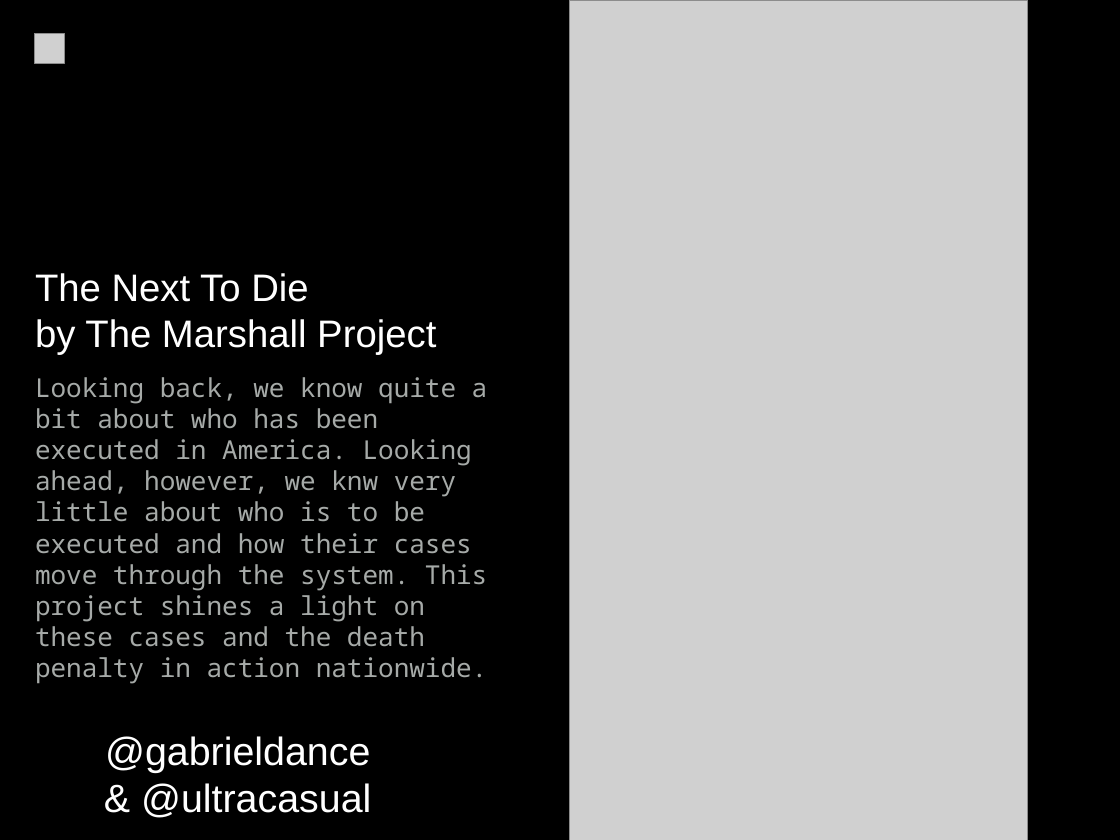
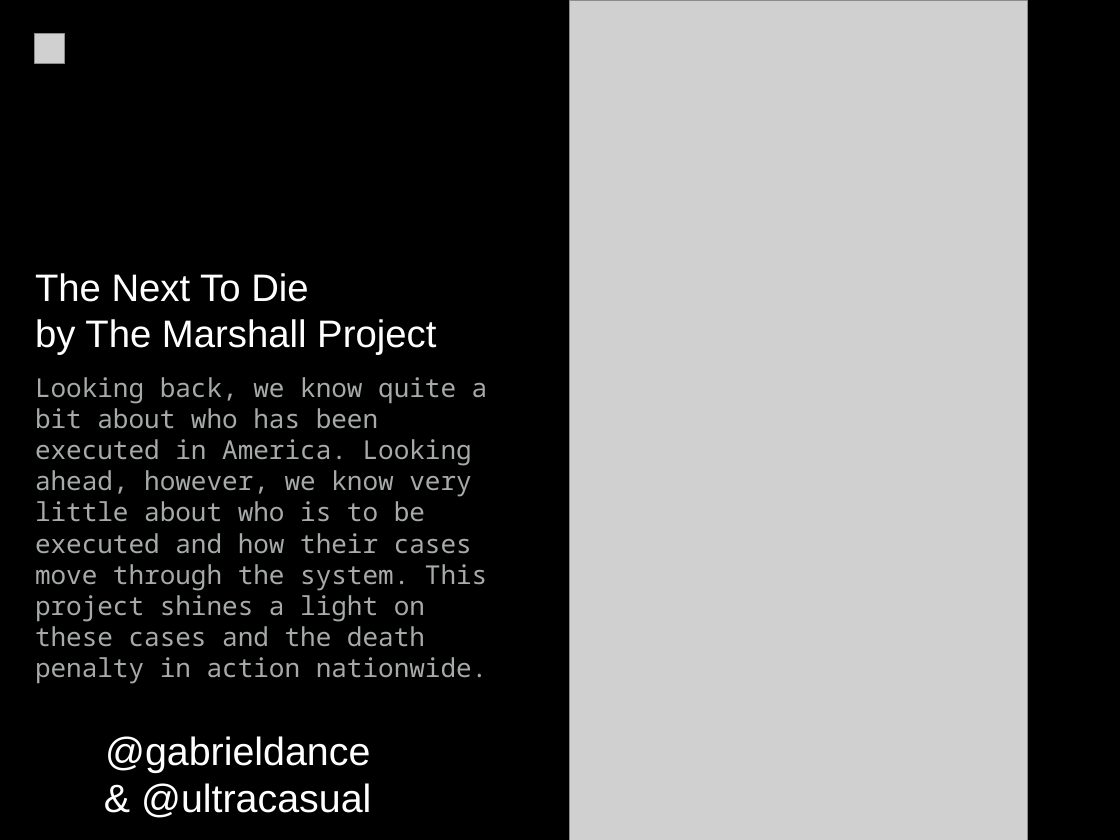
Before and after one commit to tommeagher/cjcar16, a slide deck: slide 5 of cjcar16_slides.pptx. Drawn at 1120x840 pixels with LibreOffice and Linux fonts; fonts in the diff are those of the drawing; grey boxes stand for pictures. Boxes give left, top, right and bottom in pixels: in the first picture for what was removed or moved away, otherwise in the second. Text is boxed around its words. In the diff, an @@ line names an element or a change of style, - is before the commit and + after.

```diff
--- a/cjcar16_slides.pptx
+++ b/cjcar16_slides.pptx
@@ subtitle at [35,377,488,684]: text changed @@
-Looking back, we know quite a bit about who has been executed in America. Looking ahead, however, we knw very little about who is to be executed and how their cases move through the system. This project shines a light on these cases and the death penalty in action nationwide.
+Looking back, we know quite a bit about who has been executed in America. Looking ahead, however, we know very little about who is to be executed and how their cases move through the system. This project shines a light on these cases and the death penalty in action nationwide.
```
Also in this commit, not shown: 1 other file.
